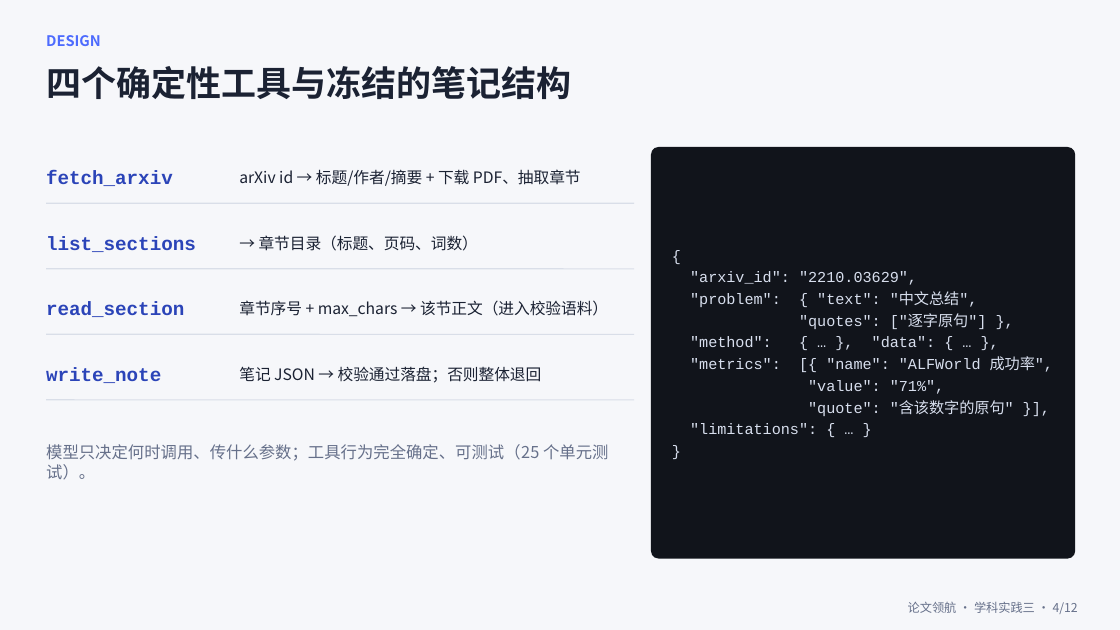
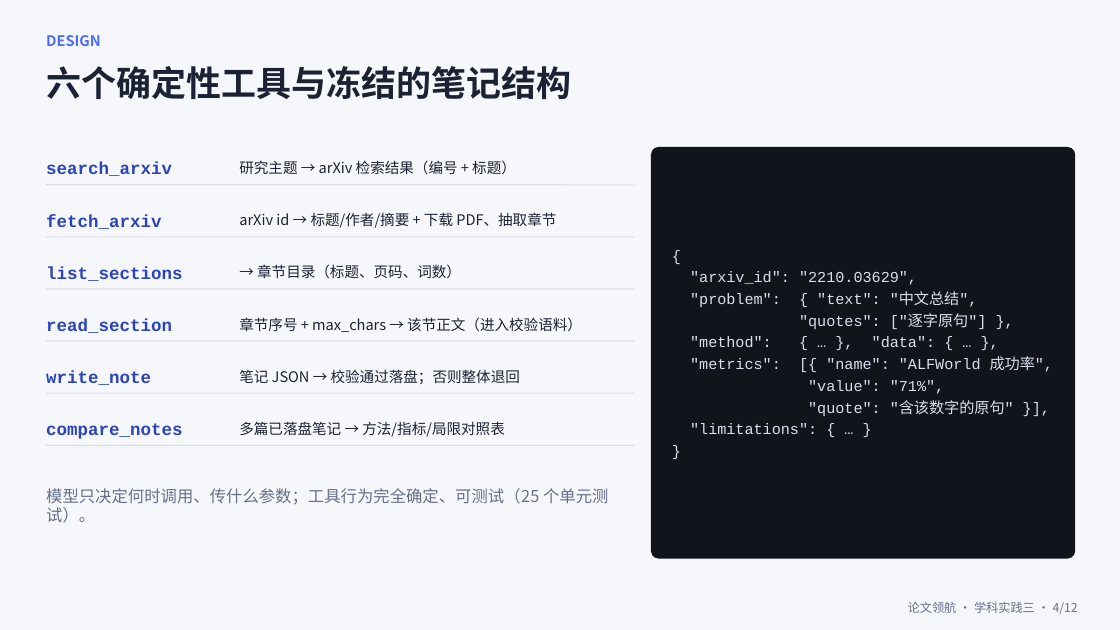
Before and after one commit to fjx0428/paper-navigator, a slide deck: slide 4 of docs/答辩PPT.pptx. Drawn at 1120x630 pixels with LibreOffice and Linux fonts; fonts in the diff are those of the drawing. Boxes give left, top, right and bottom in pixels: in the first picture for what was removed or moved away, otherwise in the second. Text is boxed around its words. In the diff, an @@ line names an element or a change of style, - is before the commit and + after.

```diff
--- a/docs/答辩PPT.pptx
+++ b/docs/答辩PPT.pptx
@@ text at (46, 66, 571, 99): text changed @@
-四个确定性工具与冻结的笔记结构
+六个确定性工具与冻结的笔记结构
@@ text added at (46, 162, 172, 176), 15 pt, text #2B44B8, bold @@
+search_arxiv
@@ text added at (239, 160, 516, 175), 12.5 pt, text #1B2233 @@
+研究主题 → arXiv 检索结果（编号 + 标题）
@@ size 16.5 to 15 pt in 4 elements at (46, 371, 151, 385), (46, 319, 172, 333), (46, 267, 182, 281), (46, 215, 161, 229) @@
@@ text "fetch_arxiv": place and size @@
-text "fetch_arxiv" at (46, 171, 173, 186)
+text "fetch_arxiv" at (46, 215, 161, 229)
@@ line moved from (46, 203) - (634, 203) to (46, 185) - (634, 185) @@
@@ size 13.5 to 12.5 pt in 4 elements at (239, 369, 520, 384), (239, 317, 582, 332), (257, 264, 461, 279), (239, 212, 556, 228) @@
@@ text "arXiv id → 标题/作者/摘要 + ...": place and size @@
-text "arXiv id → 标题/作者/摘要 + ..." at (239, 169, 581, 186)
+text "arXiv id → 标题/作者/摘要 + ..." at (239, 212, 556, 228)
@@ line added from (46, 237) to (634, 237), #D9DEE8 1 pt @@
@@ text "list_sections": place and size @@
-text "list_sections" at (46, 236, 196, 252)
+text "list_sections" at (46, 267, 182, 281)
@@ text "→ 章节目录（标题、页码、词数）": place and size @@
-text "→ 章节目录（标题、页码、词数）" at (259, 235, 478, 251)
+text "→ 章节目录（标题、页码、词数）" at (257, 264, 461, 279)
@@ line moved from (46, 269) - (634, 269) to (46, 289) - (634, 289) @@
@@ text "read_section": place and size @@
-text "read_section" at (46, 302, 184, 317)
+text "read_section" at (46, 319, 172, 333)
@@ text "章节序号 + max_chars → 该节正文（进入校验语料）": place and size @@
-text "章节序号 + max_chars → 该节正文（进入校验语料）" at (239, 300, 608, 317)
+text "章节序号 + max_chars → 该节正文（进入校验语料）" at (239, 317, 582, 332)
@@ line moved from (46, 334) - (634, 334) to (46, 341) - (634, 341) @@
@@ line moved from (46, 400) - (634, 400) to (46, 393) - (634, 393) @@
@@ text added at (46, 423, 182, 439), 15 pt, text #2B44B8, bold @@
+compare_notes
@@ line added from (46, 445) to (634, 445), #D9DEE8 1 pt @@
@@ text added at (239, 421, 505, 437), 12.5 pt, text #1B2233 @@
+多篇已落盘笔记 → 方法/指标/局限对照表
@@ text "模型只决定何时调用、传什么参数；工具行为完全确定、可测试（25 个单元测试）。": place and size @@
-text "模型只决定何时调用、传什么参数；工具行为完全确定、可测试（25 个单元测试）。" at (46, 444, 608, 479)
+text "模型只决定何时调用、传什么参数；工具行为完全确定、可测试（25 个单元测试）。" at (46, 488, 608, 522)
```
Also in this commit, not shown: 4 other slides changed, 3 other files.
